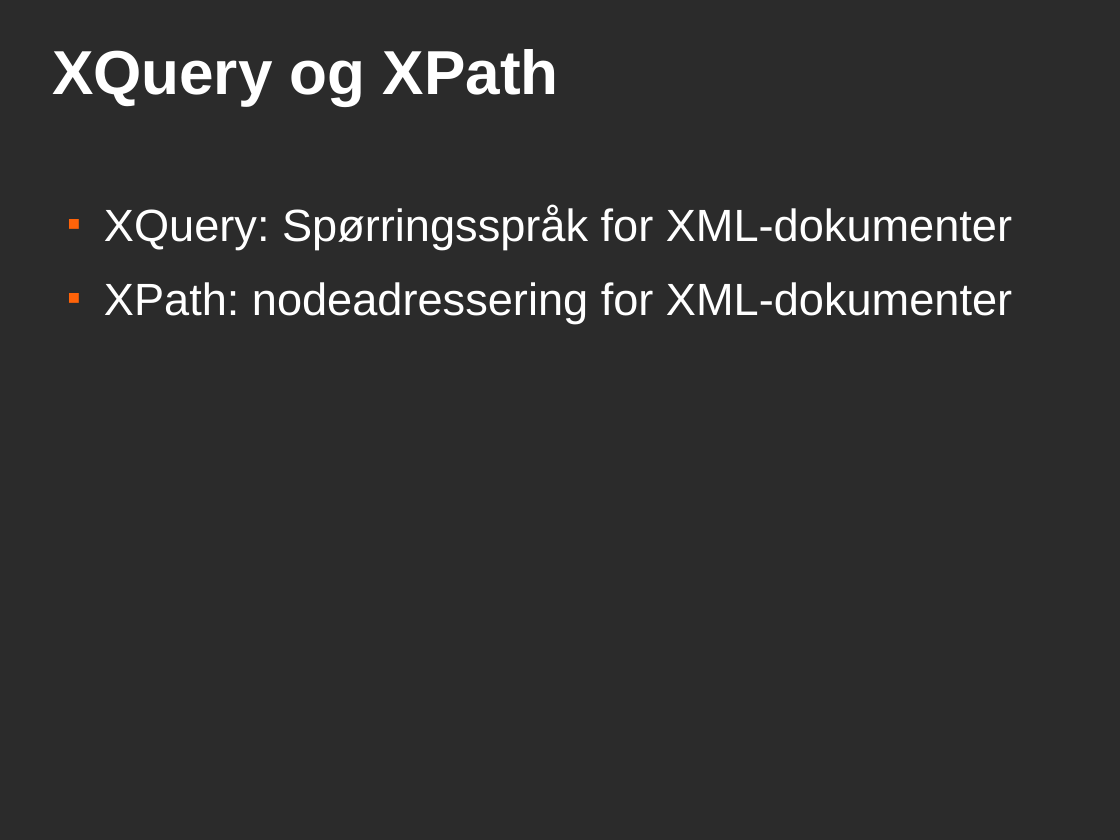
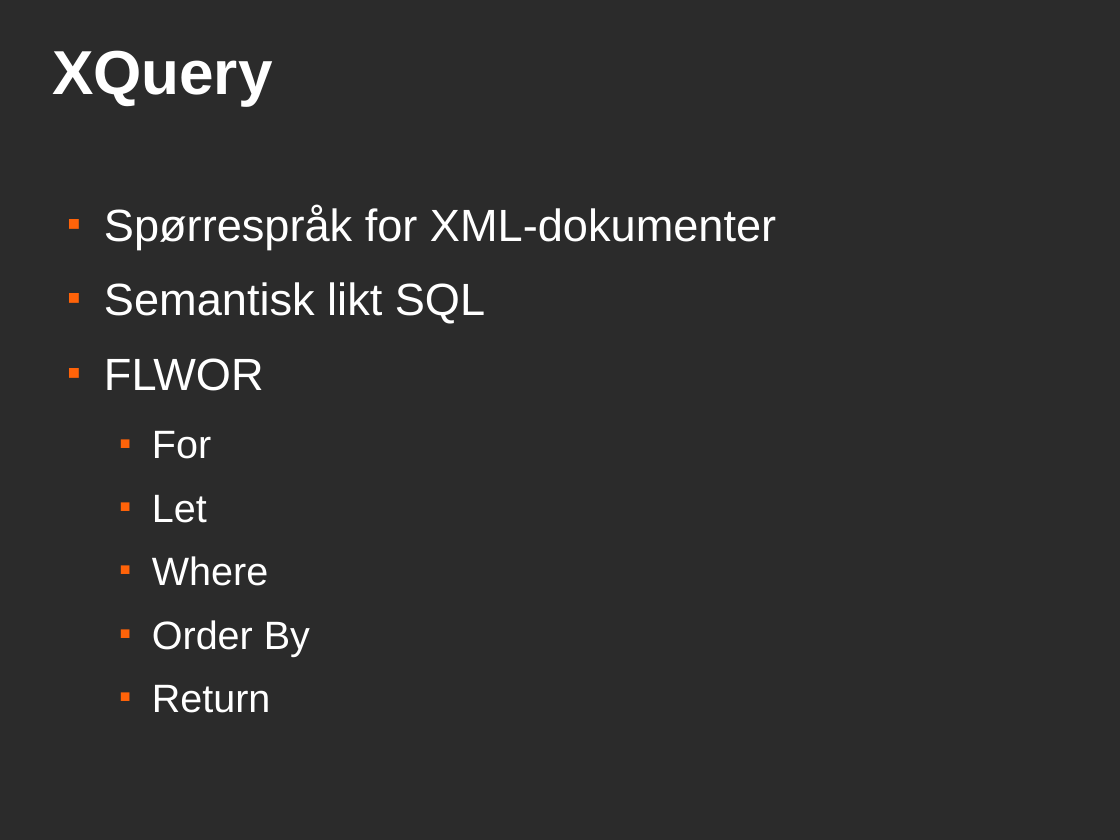
Before and after one commit to andrerav/xqft-parser, a slide deck: slide 8 of doc/xqueryft.odp (slide 3 before the commit). Drawn at 1120x840 pixels with LibreOffice and Linux fonts; fonts in the diff are those of the drawing; background and template pictures are left out; a plain dark background stands for a picture behind light text. Boxes give left, top, right and bottom in pixels: in the first picture for what was removed or moved away, otherwise in the second. Text is boxed around its words. In the diff, an @@ line names an element or a change of style, - is before the commit and + after.

```diff
--- a/doc/xqueryft.odp
+++ b/doc/xqueryft.odp
@@ title at (x1=52, y1=50, x2=273, y2=106): text changed @@
-XQuery og XPath
+XQuery
@@ text at (x1=104, y1=206, x2=776, y2=713): text changed @@
-■ XQuery: Spørringsspråk for XML-dokumenter
-■ XPath: nodeadressering for XML-dokumenter
+■ Spørrespråk for XML-dokumenter
+■ Semantisk likt SQL
+■ FLWOR
+  ■ For
+  ■ Let
+  ■ Where
+  ■ Order By
+  ■ Return
```
Also in this commit, not shown: 9 slides added, 2 slides removed, 1 other file.
